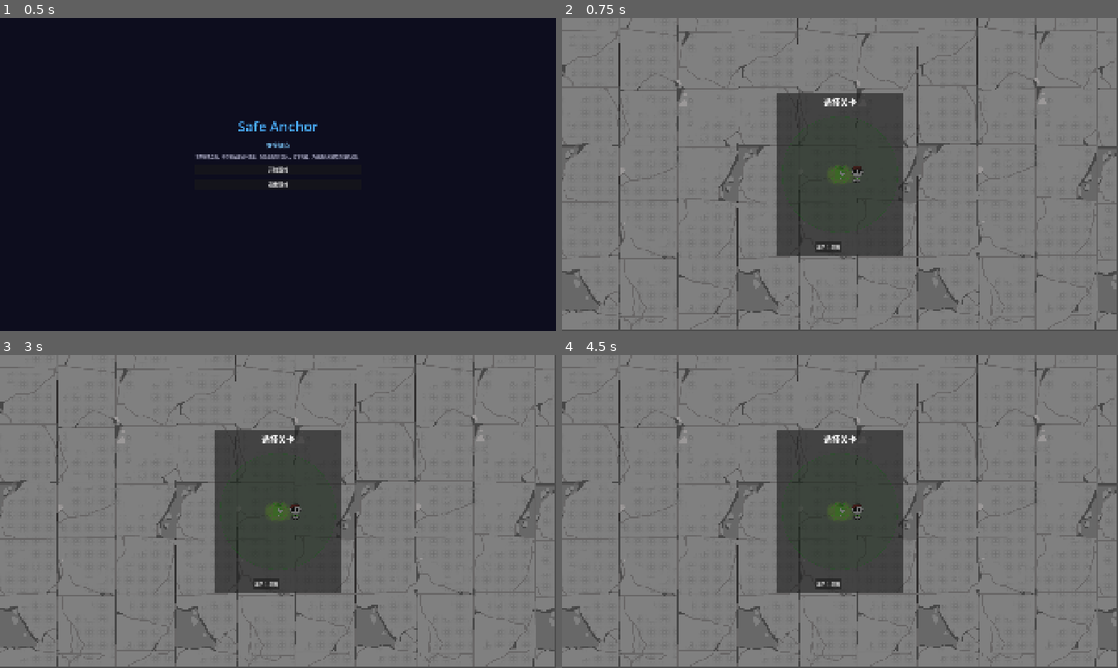
Above: before the commit, frames 1-4 (two rows, left to right).
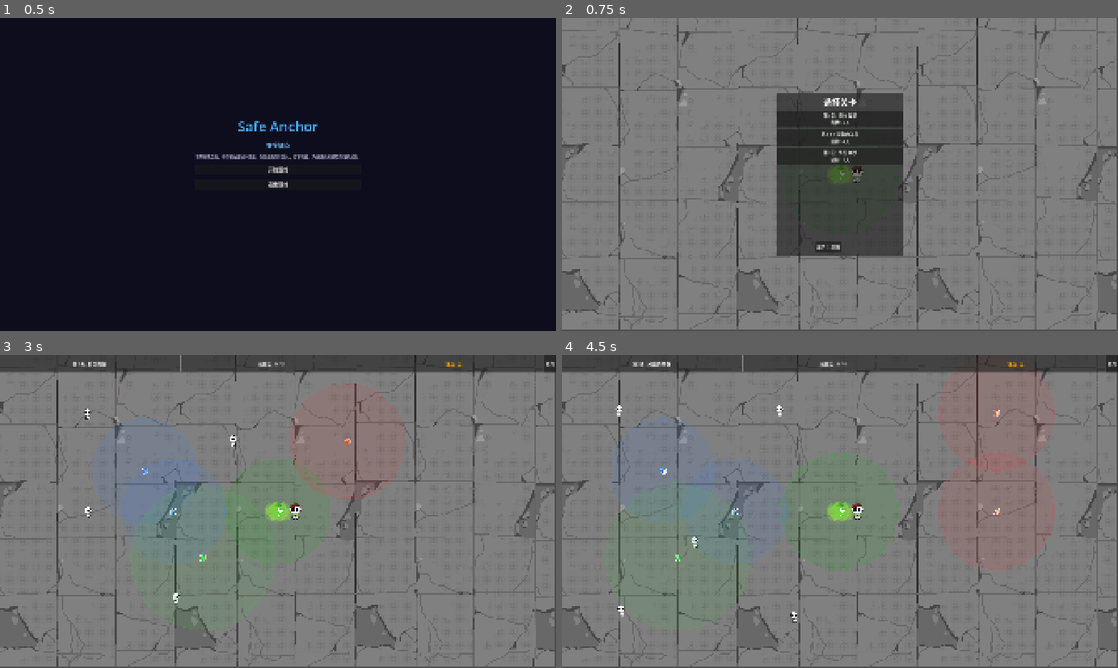
Above: after the commit, the same moments.

Repository: kunk70352-png/Safe-Anchor
Game: Godot game, scene res://src/main/main.tscn
Two runs of this game, one before a commit and one after it. Both use one fixed random seed, a clock stepped at 60 frames per second and the inputs below.
Inputs (mouse positions are in pixels of both pictures, inside the frame that each line leads up to):
- Up to frame 1 (0.5 s): no input
- Up to frame 2 (0.75 s): click "开始游戏" at 0.5 s
- Up to frame 3 (3 s): click "返回主界面" at 1.25 s; click "开始游戏" at 2 s; click (278, 455) at 2.75 s, where only the run after the commit has a clickable "第1关: 初次救援 目标: 3人"
- Up to frame 4 (4.5 s): click (1112, 364) at 3.5 s, where only the run after the commit has a clickable "放弃"; click (840, 473) at 4.25 s, where only the run after the commit has a clickable "第2关: 分散的羊群 目标: 4人"

Frame 1 is identical in both runs. In frame 2, 2.5% of the frame differs, in the area x 38-62%, y 29-47%; in frame 3, 18%; in frame 4, 18%, in the area x 0-100%, y 0-88%.
Error before the commit: Invalid access to property or key 'time_limit' on a base object of type 'Resource (LevelData)'. (res://src/ui/level_select.gd:30)

Commit message:
修复level_select引用已删除的time_limit

Diff:
--- a/src/ui/level_select.gd
+++ b/src/ui/level_select.gd
@@ -27,7 +27,7 @@
 	for i in _levels.size():
 		var ld := _levels[i]
 		var btn := Button.new()
-		btn.text = "第%d关: %s\n目标: %d人 | 时间: %ds" % [ld.level_number, ld.level_name, ld.target_rescued, int(ld.time_limit)]
+		btn.text = "第%d关: %s\n目标: %d人" % [ld.level_number, ld.level_name, ld.target_rescued]
 		btn.custom_minimum_size = Vector2(300, 55)
 		btn.pressed.connect(_on_level_pressed.bind(i))
 		list.add_child(btn)
